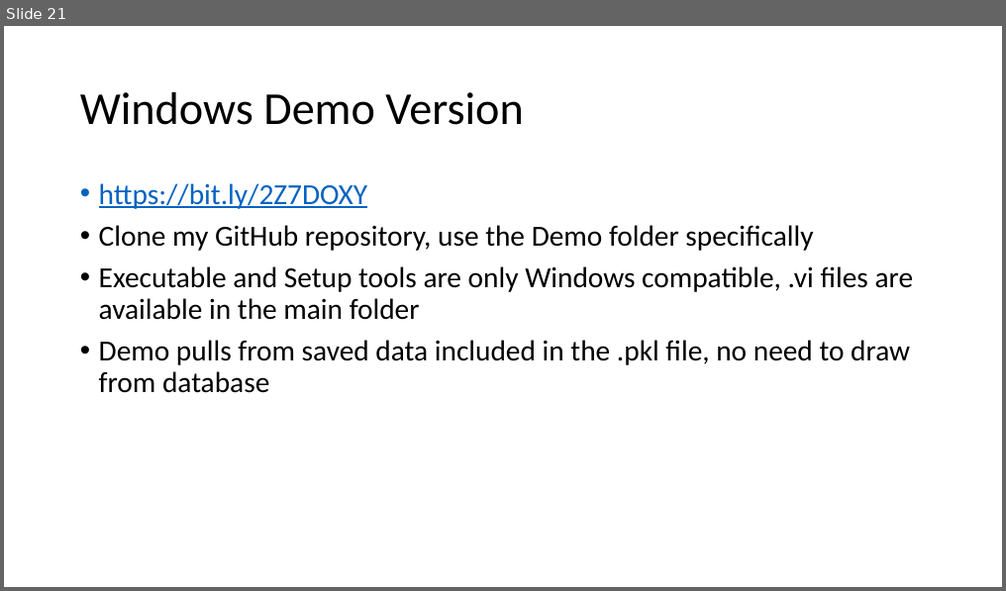
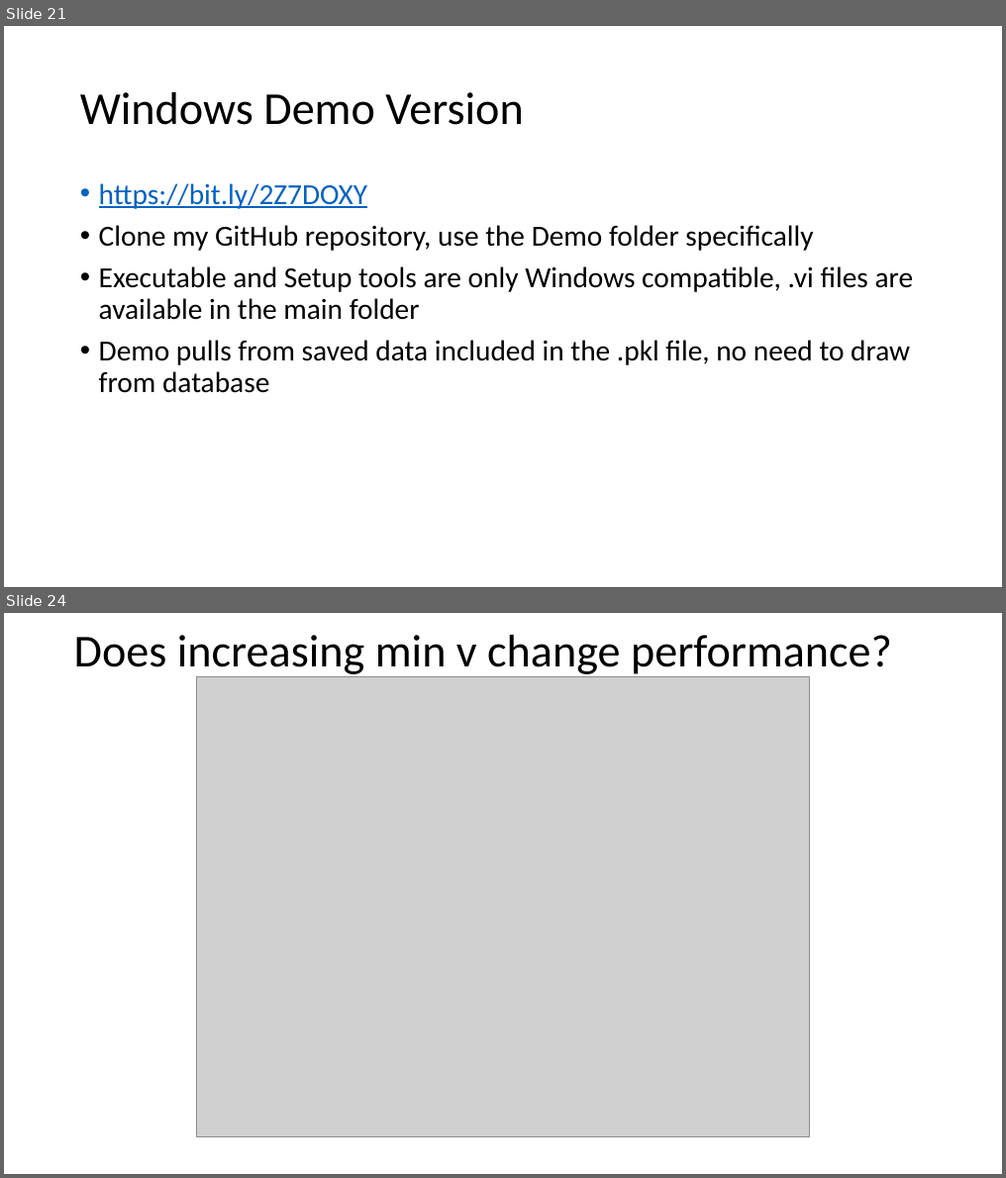
Before and after one commit to nathan-m-schneider-22/Dust-Accelerator-Database-Analysis, a slide deck: Dust_Data_Project.pptx. Shown one above the other, each under a label of ours: slide 21 before the commit, slides 21 and 24 after it; the slides between them are not shown. The pictures are 1006x591 and 1006x1178 pixels, drawn with LibreOffice and Linux fonts; fonts in the diff are those of the drawing; grey boxes stand for pictures. Boxes give left, top, right and bottom in pixels: in the first picture for what was removed or moved away, otherwise in the second. Text is boxed around its words. In the diff, an @@ line names an element or a change of style, - is before the commit and + after.

```diff
--- a/Dust_Data_Project.pptx
+++ b/Dust_Data_Project.pptx
@@ slide 24 added at box(4, 613, 1002, 1174), background #FFFFFF @@
@@ title added at box(74, 635, 892, 678), 44 pt, text #000000 @@
+Does increasing min v change performance?
@@ picture added at box(196, 677, 809, 1137) @@
```
Also in this commit, not shown: 3 other slides added, 19 other files.
